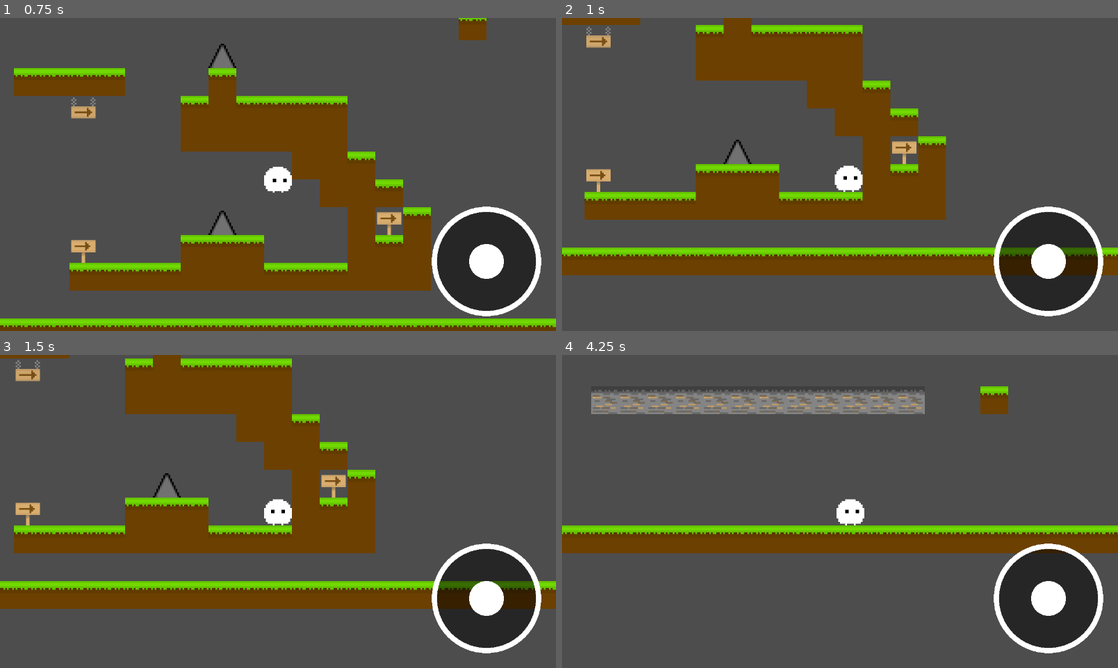
Above: before the commit, frames 1-4 (two rows, left to right).
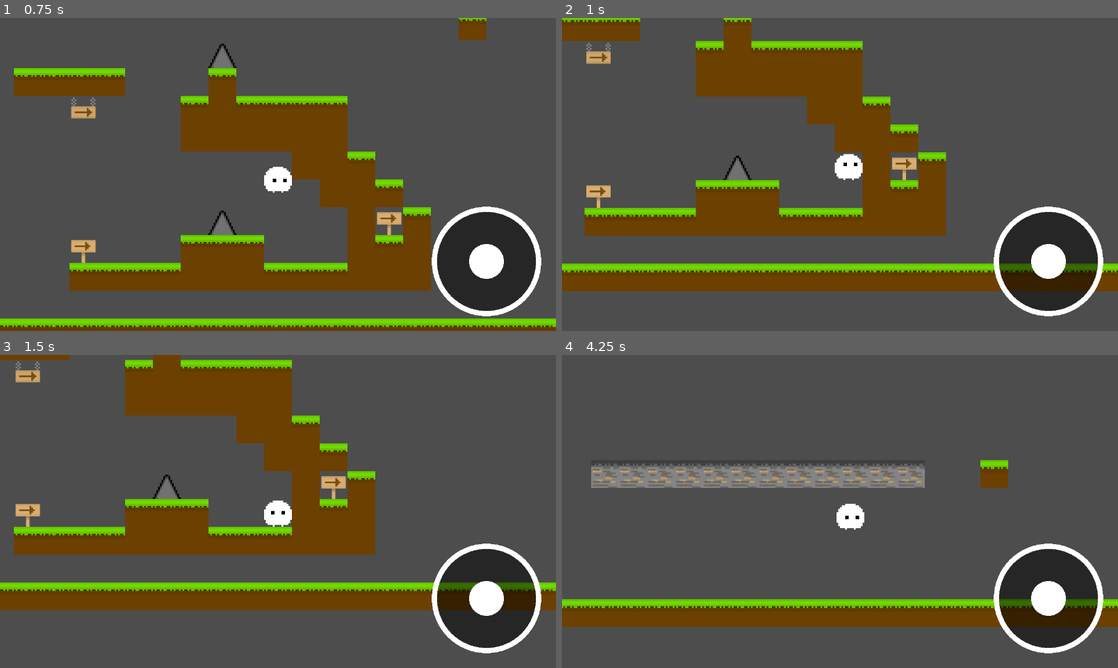
Above: after the commit, the same moments.

Repository: Shadow-Switch/Shadow-Switch
Game: Godot game, scene res://scenes/game.tscn
Same seed, same stepped clock (60 frames per second), same inputs: the game is played once before the commit and once after it.
Inputs (mouse positions are in pixels of both pictures, inside the frame that each line leads up to):
- Up to frame 1 (0.75 s): tap Enter (ui_accept) at 0.5, 0.6 s; move the mouse to (400, 158) at 0.52 s; hold D (move_right) from 0.53 s (still down); hold W (jump) from 0.53 s (still down); click (400, 158) at 0.67 s
- Up to frame 2 (1 s): keep holding D (move_right); keep holding W (jump)
- Up to frame 3 (1.5 s): release D (move_right) at 1.25 s; release W (jump) at 1.25 s; drag from (166, 527) to (250, 574) at 1.27 s
- Up to frame 4 (4.25 s): tap Enter (ui_accept) at 2, 3.5, 3.6 s; move the mouse to (895, 442) at 2.02 s; hold A (move_left) 2.03-2.75 s; hold W (jump) 2.03-2.75 s; tap Shift (switch_dimension) at 2.1 s; drag from (812, 574) to (673, 464) at 2.77 s; move the mouse to (1006, 558) at 3.52 s; hold D (move_right) from 3.53 s (still down); hold W (jump) from 3.53 s (still down)

Frame 1 is identical in both runs. In frame 2, 27% of the frame differs, in the area x 0-100%, y 0-88%; in frame 3, 3.3%; in frame 4, 26%.

Commit message:
플레이어 (버그 수정/코드 최적화)
느리게 내려가는 버그 수정
프레임 전환할 때 중간변수 없에서 한 줄로 짧게 만듦

Diff:
--- a/scripts/player.gd
+++ b/scripts/player.gd
@@ -16,7 +16,7 @@
 		velocity += get_gravity() * delta
 
 	# 점프
-	if (Input.is_action_just_pressed("jump") or Input.is_action_just_pressed("ui_accept")) and is_on_floor():
+	if (Input.is_action_pressed("jump") or Input.is_action_just_pressed("ui_accept")) and is_on_floor():
 		velocity.y = JUMP_VELOCITY
 
 	# 차원 전환
@@ -32,9 +32,7 @@
 		velocity.x = 0
 
 	# 프레임 전환
-	var sx = sign(velocity.x)
-	var sy = sign(velocity.y)
-	$Sprite2D.frame = (sy + 1) * 3 + (sx + 1)
+	$Sprite2D.frame = (sign(velocity.y) + 1) * 3 + (sign(velocity.x) + 1)
 
 	position = position.round()
 	move_and_slide()
